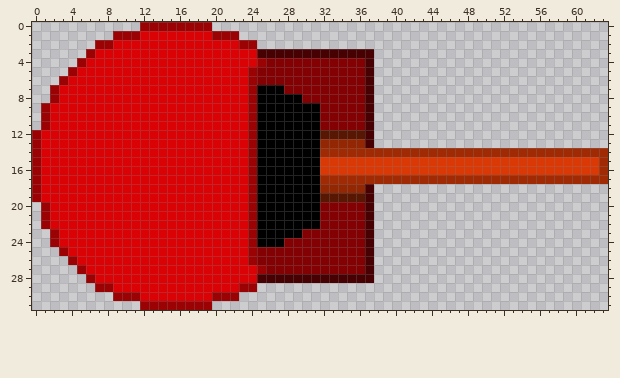
Two versions of one pixel-art sprite, core/assets/explosiveTurret.png. The picture above is the old version.
The file is 64x32 pixels.
The same view after the edit:
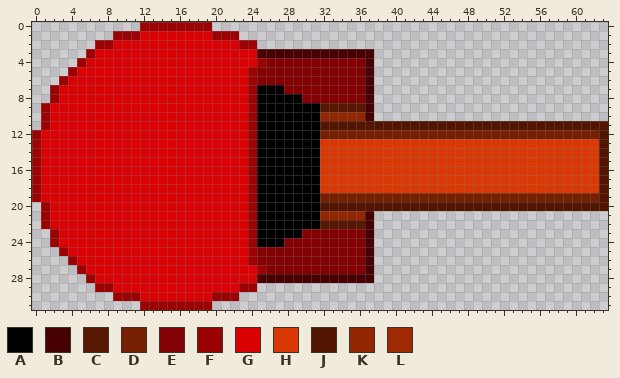
Palette (. is transparent): A #000000  B #470102  C #581702  D #751f03  E #830103  F #9a0204  G #da0205  H #da3905  J #511501  K #932703  L #9f2a03
The exact change:
The edit turns colour E into colour C in row 9 at x 32 to 36; in row 22 at x 32 to 36.
There is now colour D in row 12 at x 38 to 62; in row 19 at x 38 to 62.
The edit turns colour B into colour D in row 12 at x 37; in row 19 at x 37.
The edit turns colour C into colour D in row 12 at x 32 to 36; in row 19 at x 32 to 36.
There is now colour H in row 13 at x 38 to 62; in row 18 at x 38 to 62.
The edit turns colour B into colour H in row 13 at x 37; in row 18 at x 37.
The edit turns colour K into colour H in row 13 at x 32 to 36; in row 18 at x 32 to 36.
The edit turns colour L into colour H in row 14 at x 32 to 62; in row 17 at x 32 to 62.
There is now colour J in row 11 at x 38 to 63; in rows 12 to 13 at x 63; in rows 18 to 19 at x 63; in row 20 at x 38 to 63.
The edit turns colour B into colour J in row 11 at x 37; in row 20 at x 37.
The edit turns colour E into colour J in row 11 at x 32 to 36; in row 20 at x 32 to 36.
The edit turns colour L into colour J in rows 14 to 17 at x 63.
The edit turns colour E into colour K in row 10 at x 32 to 36; in row 21 at x 32 to 36.
Pixel boxes of the changes (left, top, right, bottom) in both pictures:
changed: (320, 103, 608, 229)
